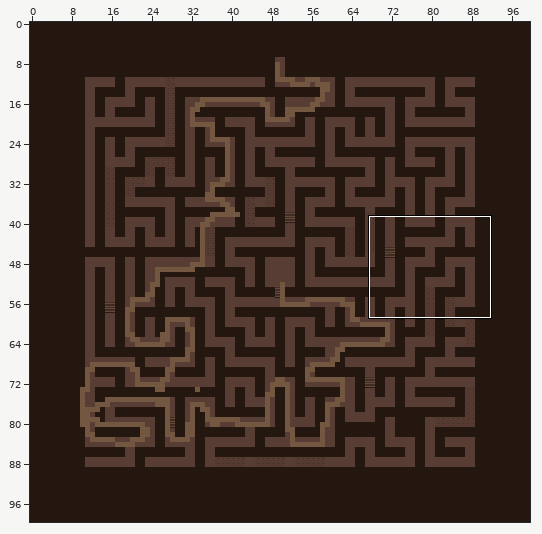
Level history. Tiled map: android/assets/levels/level_1_8.tmx. The picture above shows the old version from afar; the outline marks the close-up.
Close-up. Earlier state:
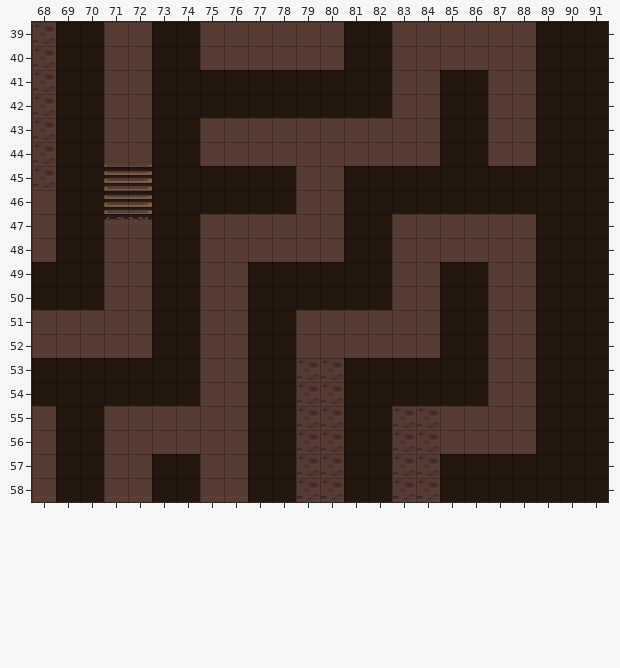
Cells are 16x16 px. Shown: x 68..91, y 39..58. The commit also changed other parts of the map, which this record leaves out.
The same view after the edit:
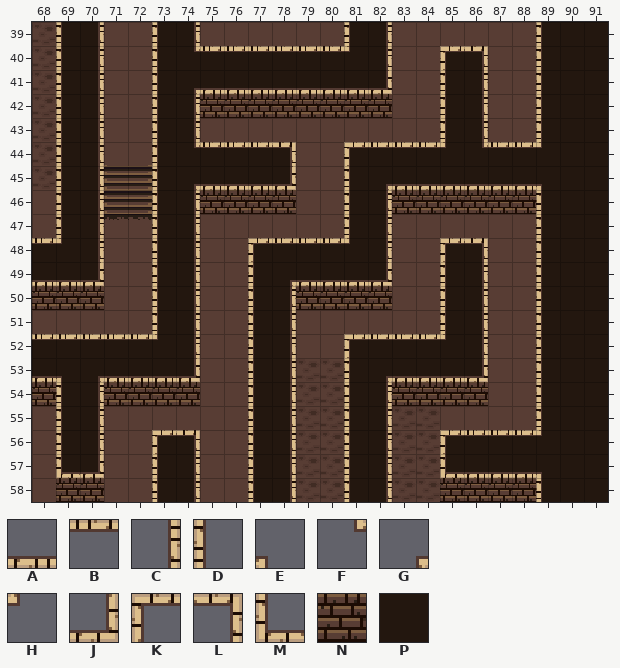
Key: from "PixelDungeonTileset": A 1, B 1 turned 180, C 1 turned 270, D 1 turned 90, E 4, F 4 turned 180, G 4 turned 270, H 4 turned 90, J 5, K 5 turned 180, L 5 turned 270, M 5 turned 90, N 11, P 60.
_ is an empty cell, . an unchanged one.
From old to new:
--- layer "walls"
@@ x 75..82 @@
-42 ________
+42 NNNNNNNN
@@ x 75..88 @@
-46 ____....______
+46 NNNN....NNNNNN
@@ x 68..82 @@
-50 ___........____
+50 NNN........NNNN
@@ x 68..86 @@
-54 _..____........____
+54 N..NNNN........NNNN
@@ x 69..88 @@
-58 __..............____
+58 NN..............NNNN
--- layer "wallTop1"
@@ x 75..86 @@
-40 ______....__
+40 PPPPPP....PP
@@ x 75..88 @@
-44 ____..____..__
+44 PPPP..PPPP..PP
@@ x 68..86 @@
-48 _........____....__
+48 P........PPPP....PP
@@ x 68..84 @@
-52 _____........____
+52 PPPPP........PPPP
@@ x 73..88 @@
-56 __..........____
+56 PP..........PPPP
--- layer "wallTop2"
@@ x 68..89 @@
-39 .__..__......__......_
-40 .__..__________..__.._
-41 .__..__________..__.._
-42 .__..__..........__.._
-43 .__..__..........__.._
-44 .__..______.._________
-45 .__..______.._________
-46 .__..__......__......_
-47 .__..__......__......_
-48 ___..__..______..__.._
-49 ___..__..______..__.._
-50 .....__..__......__.._
-51 .....__..__......__.._
-52 _______..__..______.._
-53 _______..__..______.._
-54 .__......__..__......_
-55 .__......__..__......_
-56 .__..__..__..__.._____
-57 .__..__..__..__.._____
-58 .....__..__..__......_
+39 .DC..DC......DC......D
+40 .DC..DFBBBBBBHC..KL..D
+41 .DC..DGAAAAAAAJ..DC..D
+42 .DC..DC..........DC..D
+43 .DC..DC..........DC..D
+44 .DC..DFBBBL..KBBBHFBBH
+45 .DC..DGAAAJ..DGAAAAAAE
+46 .DC..DC......DC......D
+47 .DC..DC......DC......D
+48 BHC..DC..KBBBHC..KL..D
+49 AAJ..DC..DGAAAJ..DC..D
+50 .....DC..DC......DC..D
+51 .....DC..DC......DC..D
+52 BBBBBHC..DC..KBBBHC..D
+53 AEGAAAJ..DC..DGAAAJ..D
+54 .DC......DC..DC......D
+55 .DC......DC..DC......D
+56 .DC..KL..DC..DC..KBBBH
+57 .MJ..DC..DC..DC..MAAAE
+58 .....DC..DC..DC......D
Pixel boxes of the changes (left, top, right, bottom) in both close-ups:
added: (32, 22, 542, 502)
